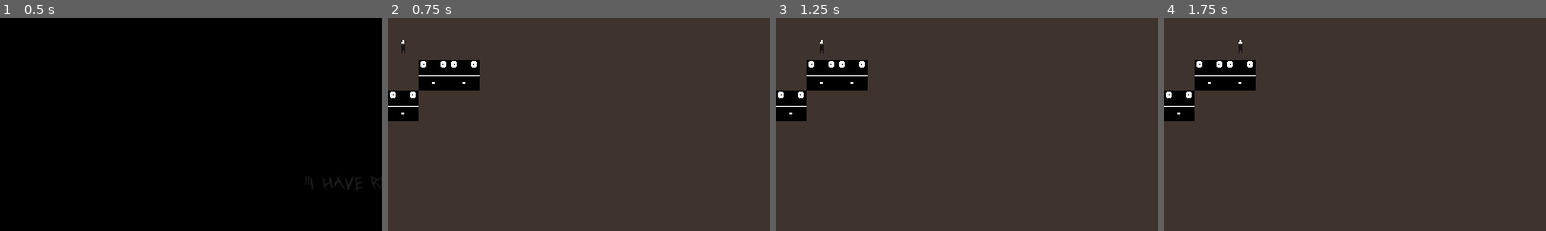
Above: before the commit, frames 1-4 (left to right).
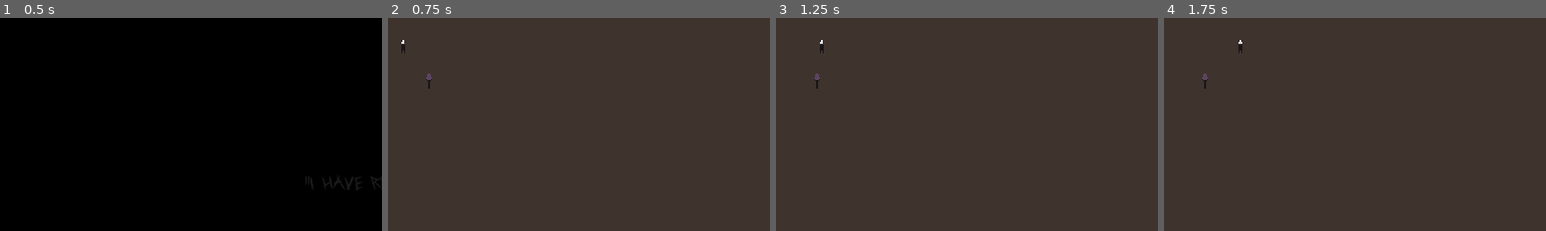
Above: after the commit, the same moments.

Repository: Academia-Team/Academia-Fall-of-the-Citadel
Game: Godot game, scene res://scene/intro.tscn
Same seed, same stepped clock (60 frames per second), same inputs: the game is played once before the commit and once after it.
Inputs (mouse positions are % of the whole screen's width and height, from its top left):
- Up to frame 1 (0.5 s): no input
- Up to frame 2 (0.75 s): tap Enter at 0.5 s; move the mouse to (72, 45) at 0.52 s; hold Right (move_right) from 0.53 s (still down); tap Space (action) at 0.6 s; click (72, 45) at 0.67 s
- Up to frame 3 (1.25 s): keep holding Right (move_right)
- Up to frame 4 (1.75 s): tap Space (action) at 1.25 s; move the mouse to (30, 55) at 1.27 s; release Right (move_right) at 1.28 s; hold Down (move_down) from 1.28 s (still down); tap Ctrl (stay) at 1.35 s
The pictures show only the part of the screen within x 0-50%, y 11-61%; the shares and areas given below are measured in that part.

Frame 1 is identical in both runs. In frame 2, 3.4% of the frame differs, in the area x 0-24%, y 19-49%; in frame 3, 3.4%; in frame 4, 3.4%.

Commit message:
Add spawning function
Currently causes the program to crash.

Diff:
--- a/scene/gamegrid.gd
+++ b/scene/gamegrid.gd
@@ -1,5 +1,6 @@
 extends TileMap
 
+var player_ref
 var player_scene = preload("res://scene/player.tscn")
 var sword_scene = preload("res://scene/sword.tscn")
 var zombie_scene = preload("res://scene/zombie.tscn")
@@ -10,6 +11,7 @@
 const ZOMBIE_SCORE = 10
 
 const MAX_ZOMBIES = 5
+const VALID_DIST_FROM_PLAYER = 64
 const ZOMBIE_SPAWN_PROB = 0.5
 
 signal score_change(score_diff)
@@ -18,39 +20,24 @@
 func _ready():
 	randomize()
 
-	var player = player_scene.instance()
+	player_ref = player_scene.instance()
 	var screen_size = get_viewport_rect().size
 
-	player.connect("health_change", self, "_on_player_health_change")
-	player.connect("health_change", $"../infobar", "_on_player_health_change")
-	player.connect("pick_up_item", self, "_on_player_pick_up_item")
-	player.connect("pick_up_item", $"../infobar", "_on_player_pick_up_item")
-	player.connect("used_item", $"../infobar", "_on_player_used_item")
+	player_ref.connect("health_change", self, "_on_player_health_change")
+	player_ref.connect("health_change", $"../infobar", "_on_player_health_change")
+	player_ref.connect("pick_up_item", self, "_on_player_pick_up_item")
+	player_ref.connect("pick_up_item", $"../infobar", "_on_player_pick_up_item")
+	player_ref.connect("used_item", $"../infobar", "_on_player_used_item")
 
-	add_child(player)
-	player.spawn(position, position.y, screen_size.y - 32, position.x, screen_size.x - 32)
+	add_child(player_ref)
+	player_ref.spawn(position, position.y, screen_size.y - 32, position.x, screen_size.x - 32)
 
 	var sword = sword_scene.instance()
 	add_child(sword)
 	sword.position = Vector2(position.x + 32, position.y + 32)
 	ref_counter["sword"] = 1
 
-	var zombie1 = zombie_scene.instance()
-	var zombie2 = zombie_scene.instance()
-	var zombie3 = zombie_scene.instance()
-
-	zombie1.connect("enemy_destroyed", self, "_on_enemy_destroyed")
-	zombie2.connect("enemy_destroyed", self, "_on_enemy_destroyed")
-	zombie3.connect("enemy_destroyed", self, "_on_enemy_destroyed")
-
-	add_child(zombie1)
-	add_child(zombie2)
-	add_child(zombie3)
-
-	zombie1.position = Vector2(position.x + 64, position.y + 32)
-	zombie2.position = Vector2(position.x, position.y + 64)
-	zombie3.position = Vector2(position.x + 32, position.y + 32)
-	ref_counter["zombie"] = 3
+	ref_counter["zombie"] = 0
 
 func _on_player_pick_up_item(item_name):
 	ref_counter[item_name] -= 1
@@ -76,4 +63,26 @@
 func _on_zombie_spawn_timer_timeout():
 	if ref_counter["zombie"] < MAX_ZOMBIES:
 		if randf() <= ZOMBIE_SPAWN_PROB:
-			print("Spawn zombie")
+			spawn(zombie_scene)
+
+
+func spawn(scene):
+	var available_cells = get_used_cells()
+	var num_cells = available_cells.size()
+	var placed_obj = false
+
+	while not placed_obj:
+		var rand_cell_idx = randi() % num_cells
+		var target_pos = available_cells[rand_cell_idx]
+
+		if valid_spawn_pos(target_pos):
+			var instance = scene.instance()
+			instance.connect("enemy_destroyed", self, "_on_enemy_destroyed")
+			add_child(instance)
+			instance.position = target_pos
+			ref_counter[instance.get_meta("type")] += 1
+			placed_obj = true
+
+func valid_spawn_pos(pos):
+	return abs(pos.x - player_ref.position.x) >= VALID_DIST_FROM_PLAYER and \
+		abs(pos.y - player_ref.position.y) >= VALID_DIST_FROM_PLAYER
